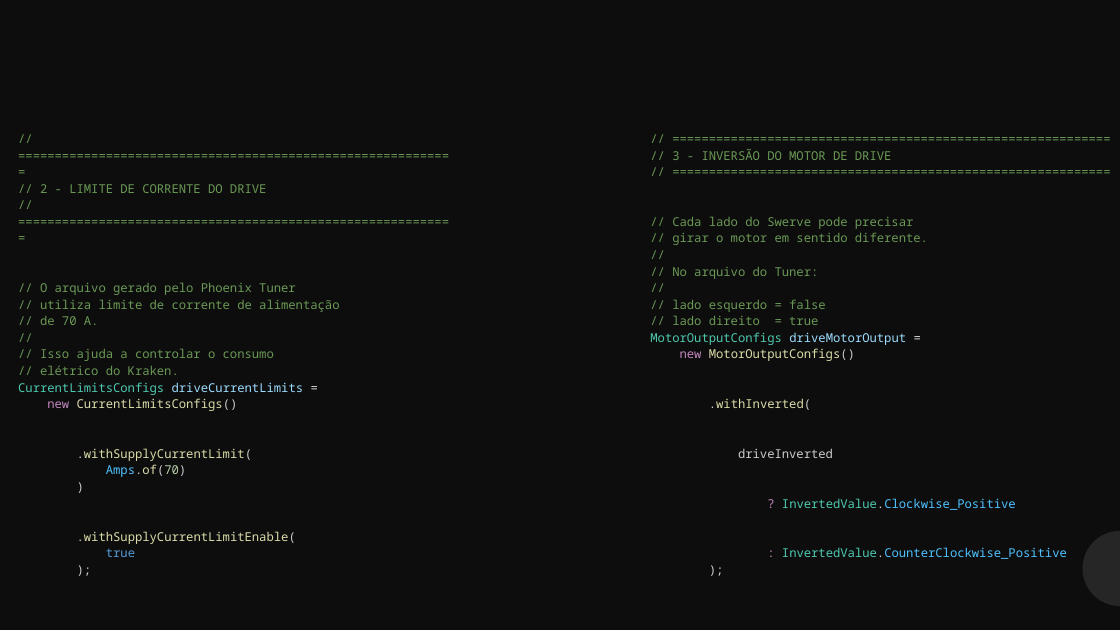
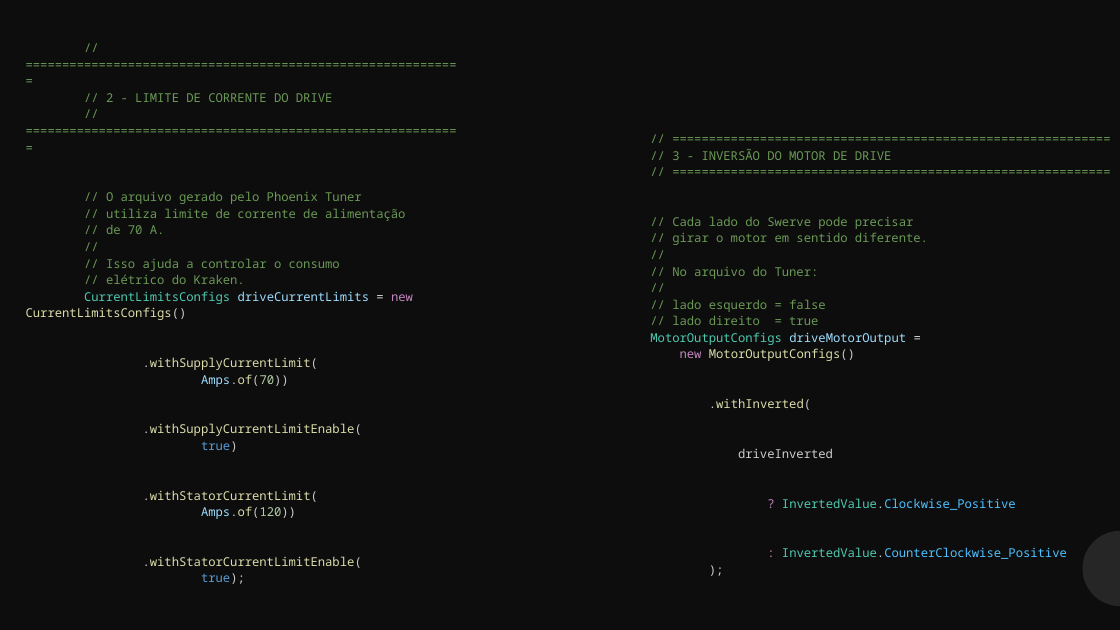
Before and after one commit to fabio-sudo/Tutorial_WPLIB, a slide deck: slide 14 of 2-Hardware Real/Aula 1.pptx. Drawn at 1120x630 pixels with LibreOffice and Linux fonts; fonts in the diff are those of the drawing. Boxes give left, top, right and bottom in pixels: in the first picture for what was removed or moved away, otherwise in the second. Text is boxed around its words. In the diff, an @@ line names an element or a change of style, - is before the commit and + after.

```diff
--- a/2-Hardware Real/Aula 1.pptx
+++ b/2-Hardware Real/Aula 1.pptx
@@ text "// ========================================================= ...": place and size @@
-text "// ========================================================= ..." at bbox=[18, 184, 339, 557]
+text "// ========================================================= ..." at bbox=[26, 93, 413, 584]
@@ text at bbox=[26, 291, 413, 320]: text changed @@
-CurrentLimitsConfigs driveCurrentLimits =
-new CurrentLimitsConfigs()
+CurrentLimitsConfigs driveCurrentLimits = new CurrentLimitsConfigs()
@@ text at bbox=[201, 374, 289, 387]: text changed; text colour #4FC1FF to #9CDCFE @@
-Amps.of(70)
-)
+Amps.of(70))
@@ text at bbox=[143, 441, 362, 584]: text changed; text colour #569CD6 to #DCDCAA @@
-true
-);
+true)
+.withStatorCurrentLimit(
+Amps.of(120))
+.withStatorCurrentLimitEnable(
+true);
```
Also in this commit, not shown: 5 other files.
